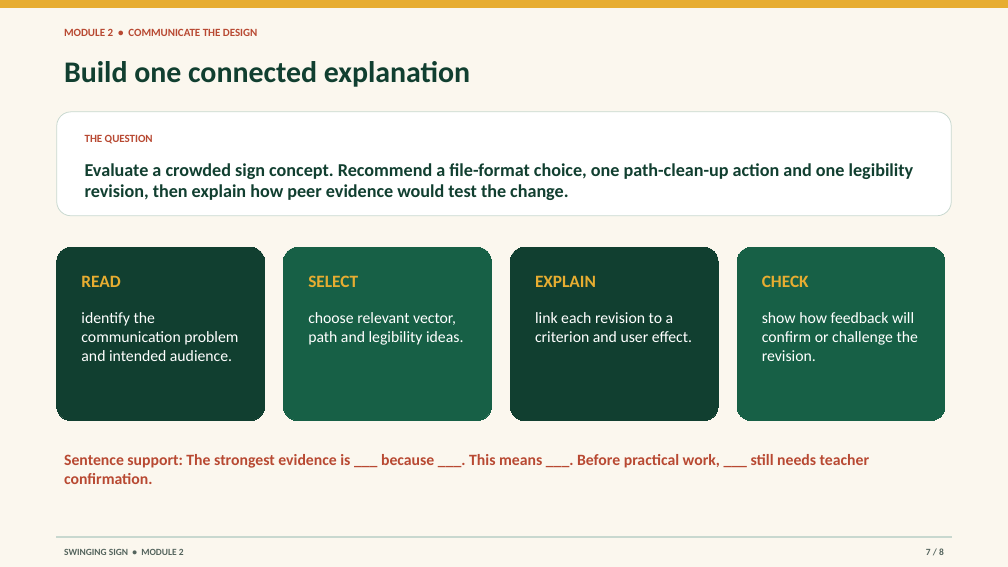
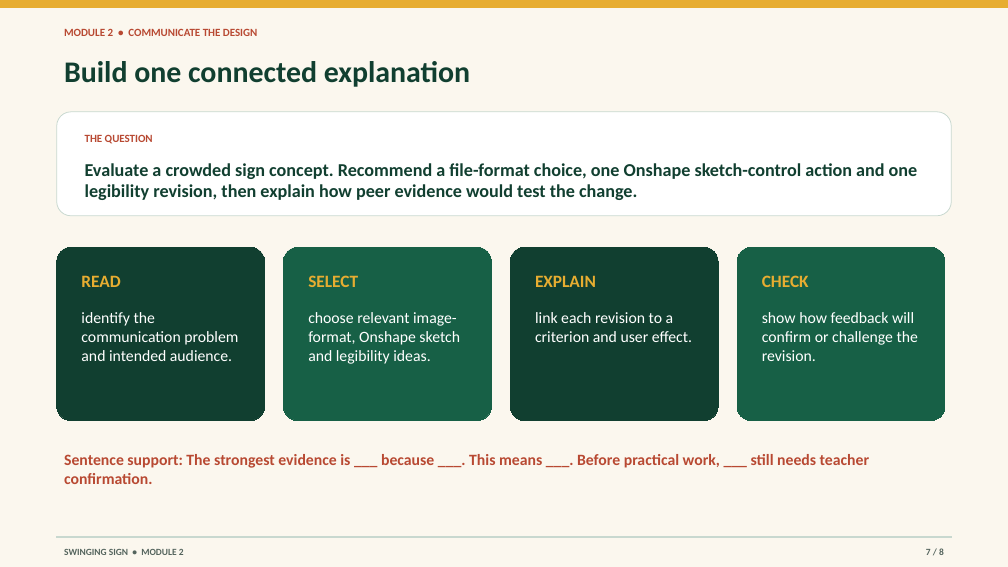
Before and after one commit to TAS-LearningHub/Swinging-Sign, a slide deck: slide 7 of resources/presentations/Swinging-Sign-Module-02-communicate-the-design.pptx. Drawn at 1008x567 pixels with LibreOffice and Linux fonts; fonts in the diff are those of the drawing. Boxes give left, top, right and bottom in pixels: in the first picture for what was removed or moved away, otherwise in the second. Text is boxed around its words. In the diff, an @@ line names an element or a change of style, - is before the commit and + after.

Commit message:
Replace hero and adopt Onshape workflow

```diff
--- a/resources/presentations/Swinging-Sign-Module-02-communicate-the-design.pptx
+++ b/resources/presentations/Swinging-Sign-Module-02-communicate-the-design.pptx
@@ text at <box>85,163,918,200</box>: text changed @@
-Evaluate a crowded sign concept. Recommend a file-format choice, one path-clean-up action and one legibility revision, then explain how peer evidence would test the change.
+Evaluate a crowded sign concept. Recommend a file-format choice, one Onshape sketch-control action and one legibility revision, then explain how peer evidence would test the change.
@@ text at <box>308,312,460,364</box>: text changed @@
-choose relevant vector, path and legibility ideas.
+choose relevant image-format, Onshape sketch and legibility ideas.
```
Also in this commit, not shown: 4 other slides changed, 28 other files.
